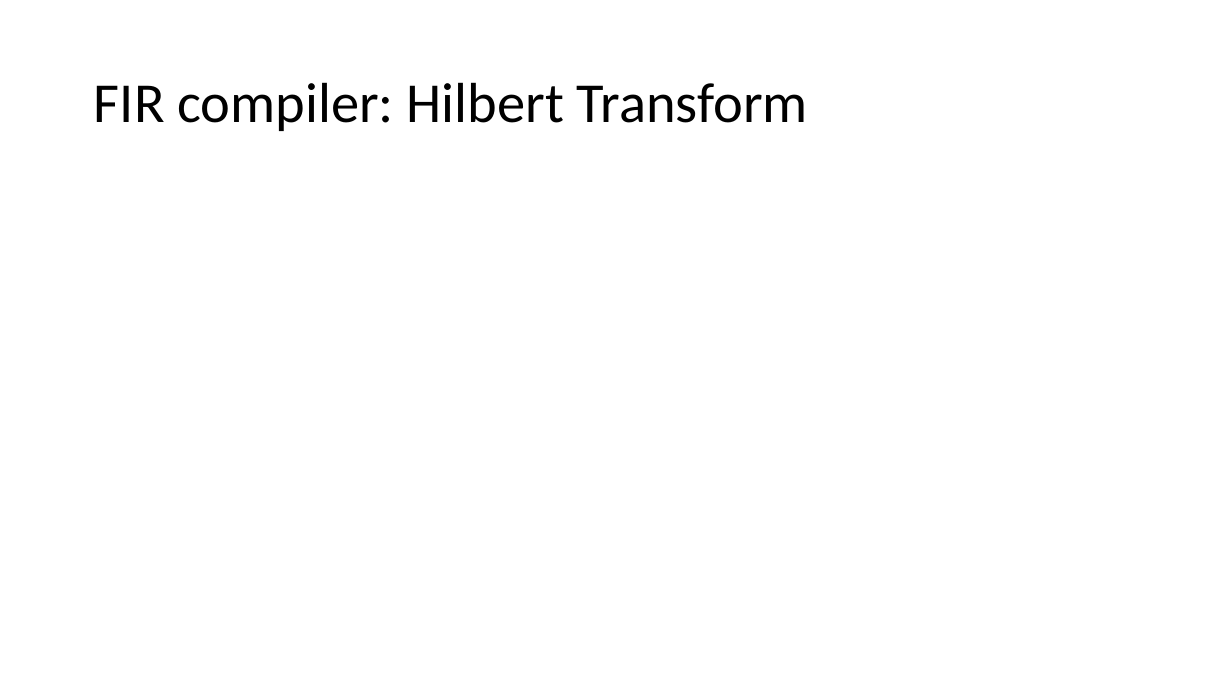
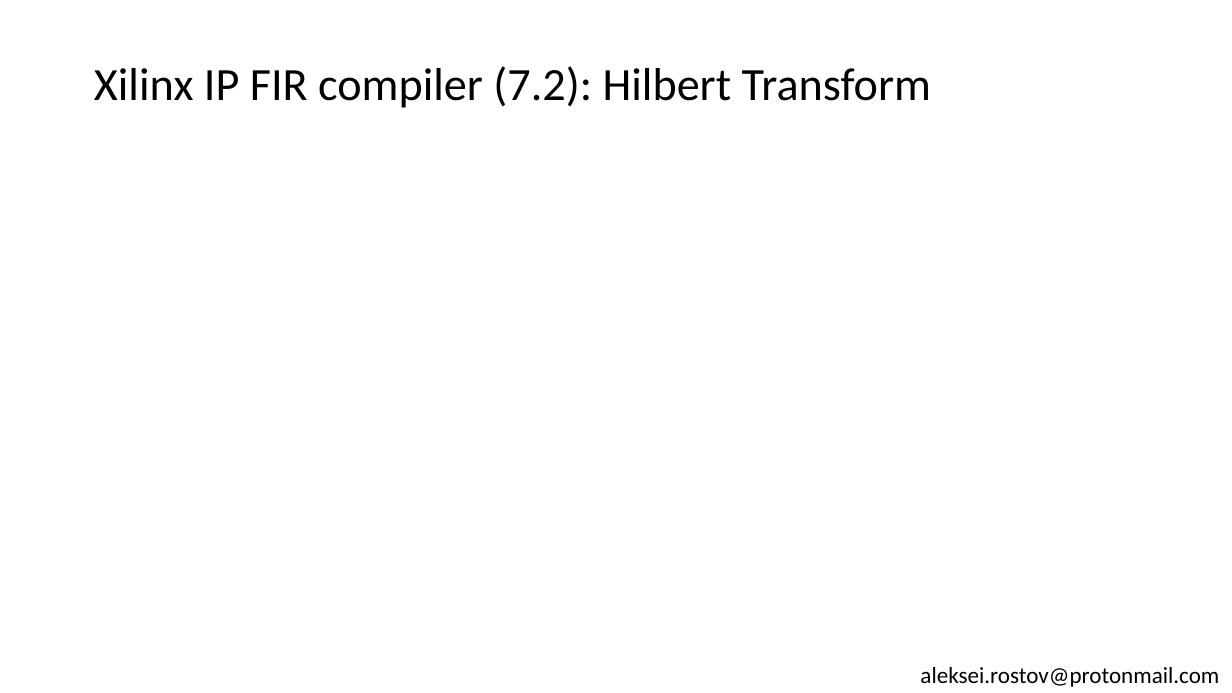
Before and after one commit to farbius/dsp_xilinx_ip, a slide deck: slide 7 of presentation/Xilinx IP cores for Digital Signal Processing.pptx (slide 6 before the commit). Drawn at 1232x693 pixels with LibreOffice and Linux fonts; fonts in the diff are those of the drawing. Boxes give left, top, right and bottom in pixels: in the first picture for what was removed or moved away, otherwise in the second. Text is boxed around its words. In the diff, an @@ line names an element or a change of style, - is before the commit and + after.

```diff
--- a/presentation/Xilinx IP cores for Digital Signal Processing.pptx
+++ b/presentation/Xilinx IP cores for Digital Signal Processing.pptx
@@ title at [94, 66, 931, 108]: text changed; size 44 to 36 pt @@
-FIR compiler: Hilbert Transform
+Xilinx IP FIR compiler (7.2): Hilbert Transform
@@ text added at [920, 667, 1219, 687], 18 pt, text #000000 @@
+aleksei.rostov@protonmail.com
```
Also in this commit, not shown: 6 other slides changed, 2 slides added, 2 slides removed, 5 other files.
